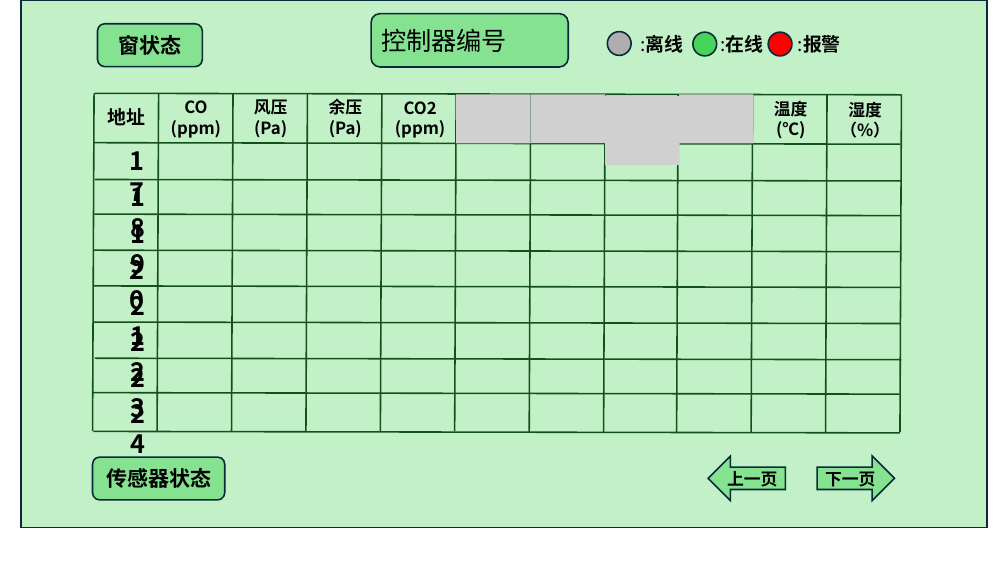
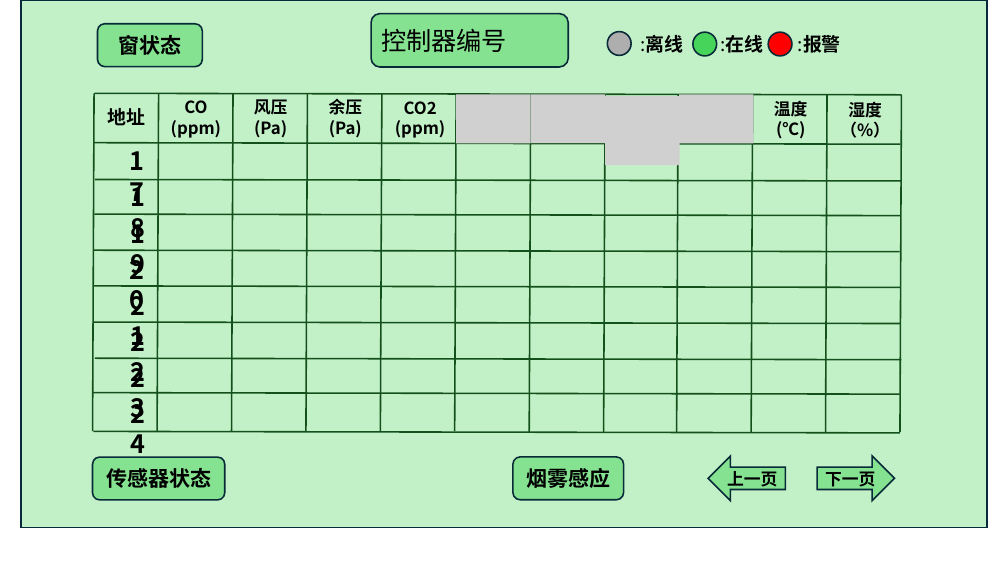
Before and after one commit to keake1/WindPressureDetectionSystem, a slide deck: slide 19 of 屏幕/风压监测.pptx. Drawn at 1008x567 pixels with LibreOffice and Linux fonts; fonts in the diff are those of the drawing; grey boxes stand for pictures. Boxes give left, top, right and bottom in pixels: in the first picture for what was removed or moved away, otherwise in the second. Text is boxed around its words. In the diff, an @@ line names an element or a change of style, - is before the commit and + after.

Commit message:
新增烟雾报警图标

```diff
--- a/屏幕/风压监测.pptx
+++ b/屏幕/风压监测.pptx
@@ rounded rectangle added at <box>513,457,623,500</box>, fill #84E291, outline #092A39 1.5 pt, 20 pt, text #000000, bold @@
+烟雾感应
```
Also in this commit, not shown: 8 other slides changed, 32 other files.
